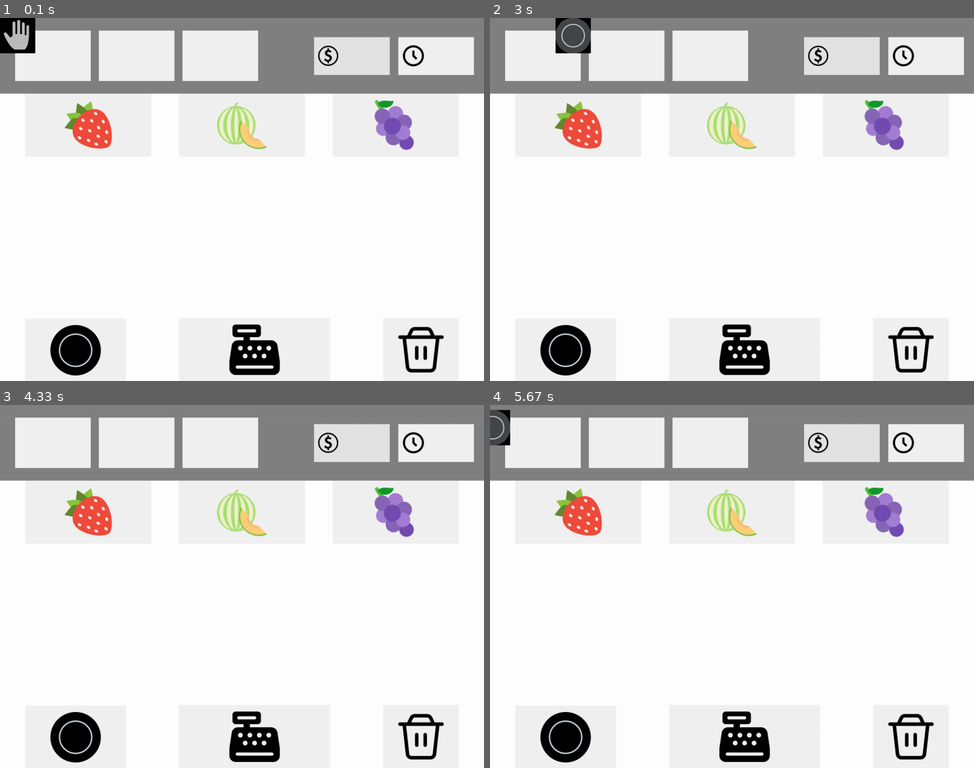
Above: before the commit, frames 1-4 (two rows, left to right).
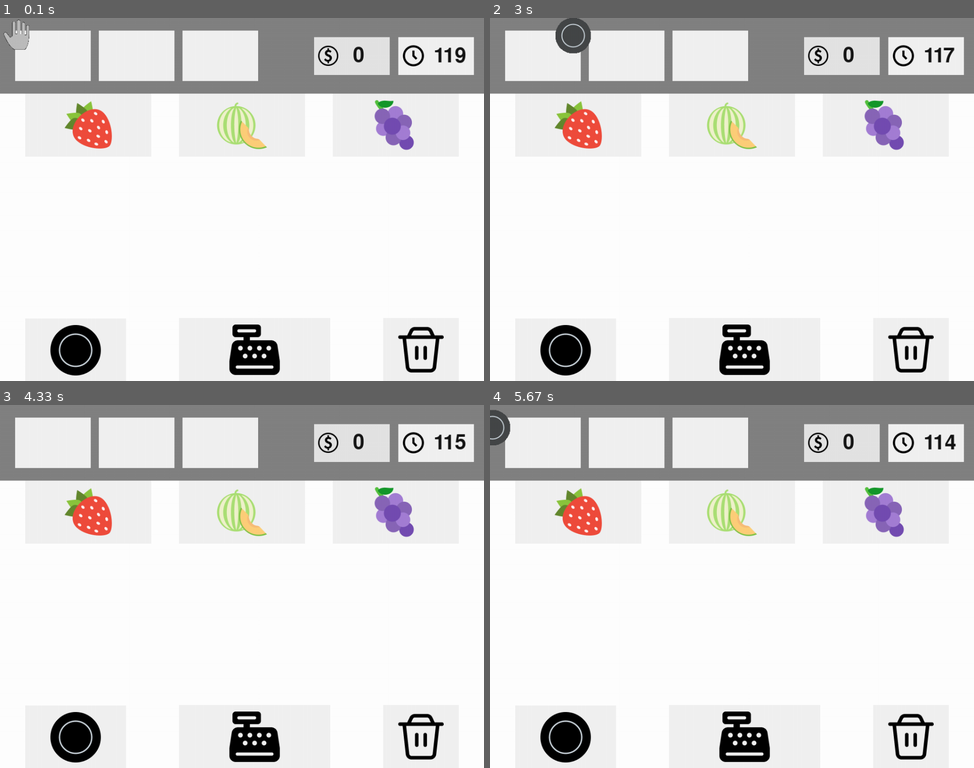
Above: after the commit, the same moments.

Repository: olincollege/overcooked
Game: pygame game, started from pygame_main.py
Same seed, same stepped clock (60 frames per second), same inputs: the game is played once before the commit and once after it.
Inputs:
- Up to frame 1 (0.1 s): no input
- Up to frame 2 (3 s): tap A at 0.33 s; hold Right 0.67-1.13 s; hold Up 1.17-1.47 s; tap F at 1.23, 2.63, 2.97 s; hold Down 2.57-2.87 s; hold Left from 2.9 s (still down)
- Up to frame 3 (4.33 s): tap F at 3.27, 3.4 s; release Left at 3.3 s; hold Up 3.33-3.7 s
- Up to frame 4 (5.67 s): hold Down 4.4-4.77 s; tap F at 4.47, 4.87, 5.17, 5.37 s; hold Left 4.8-5.27 s; hold Right from 5.3 s (still down)

The runs differ from the first frame. In frame 1, 0.7% of the frame differs, in the area x 0-97%, y 0-13%; in frame 2, 0.3%; in frame 3, 0.2%; in frame 4, 0.3%.

Commit message:
added timer and money display, made sprite transparent

Diff:
--- a/pygame_main.py
+++ b/pygame_main.py
@@ -1,34 +1,3 @@
-# # define a main function
-# def main():
-
-#     # initialize the pygame module
-#     pygame.init()
-#     # load and set the logo
-#     logo = pygame.image.load("logo32x32.png")
-#     pygame.display.set_icon(logo)
-#     pygame.display.set_caption("minimal program")
-
-#     # create a surface on screen that has the size of 240 x 180
-#     screen = pygame.display.set_mode((240,180))
-
-#     # define a variable to control the main loop
-#     running = True
-
-#     # main loop
-#     while running:
-#         # event handling, gets all event from the event queue
-#         for event in pygame.event.get():
-#             # only do something if the event is of type QUIT
-#             if event.type == pygame.QUIT:
-#                 # change the value to False, to exit the main loop
-#                 running = False
-
-
-# # run the main function only if this module is executed as the main script
-# # (if you import this as a module then nothing is executed)
-# if name=="main":
-#     # call the main function
-#     main()
 import pygame
 import sys
 import os
@@ -43,14 +12,31 @@
 BLUE  = (25, 25, 200)
 BLACK = (23, 23, 23)
 WHITE = (254, 254, 254)
-ALPHA = (0, 255, 0)
+ALPHA = (0, 0, 0)
 main = True
-
+money = 0
 
 
 '''
 Objects
 '''
+start_time = pygame.time.get_ticks()
+def time_left():
+    total_time_minutes = 2
+    total_time_milli = (total_time_minutes*60)*1000
+    time_left_milli =  total_time_milli - pygame.time.get_ticks()
+    time_left = int(time_left_milli/1000)
+    return time_left
+
+def draw_timer(world, x, y, time_left):
+    font = pygame.font.Font(None, 60) #Choose the font for the text
+    text = font.render(str(time_left), 1, BLACK) #Create the text
+    world.blit(text, (x, y)) #Draw the text on the screen
+
+def draw_money(world, x, y, amount):
+    font = pygame.font.Font(None, 60) #Choose the font for the text
+    text = font.render(str(amount), 1, BLACK) #Create the text
+    world.blit(text, (x, y))
 
 class Player(pygame.sprite.Sprite):
     """
@@ -97,8 +83,6 @@
 
 clock = pygame.time.Clock()
 pygame.init()
-# world = pygame.display.set_mode([worldx, worldy])
-
 world = pygame.display.set_mode([worldx,worldy])
 backdrop = pygame.image.load(os.path.join('images','stage.png'))
 backdropbox = world.get_rect()
@@ -117,6 +101,7 @@
 '''
 Main loop
 '''
+
 
 while main:
     for event in pygame.event.get():
@@ -157,8 +142,9 @@
                 sys.exit()
                 main = False
 
-    # world.fill(BLUE)
     world.blit(backdrop, backdropbox)
+    draw_timer(world, 860, 55, time_left())
+    draw_money(world, 700, 55, money)
     player.update()  # update player position
     player_list.draw(world) # draw player
     pygame.display.flip()
